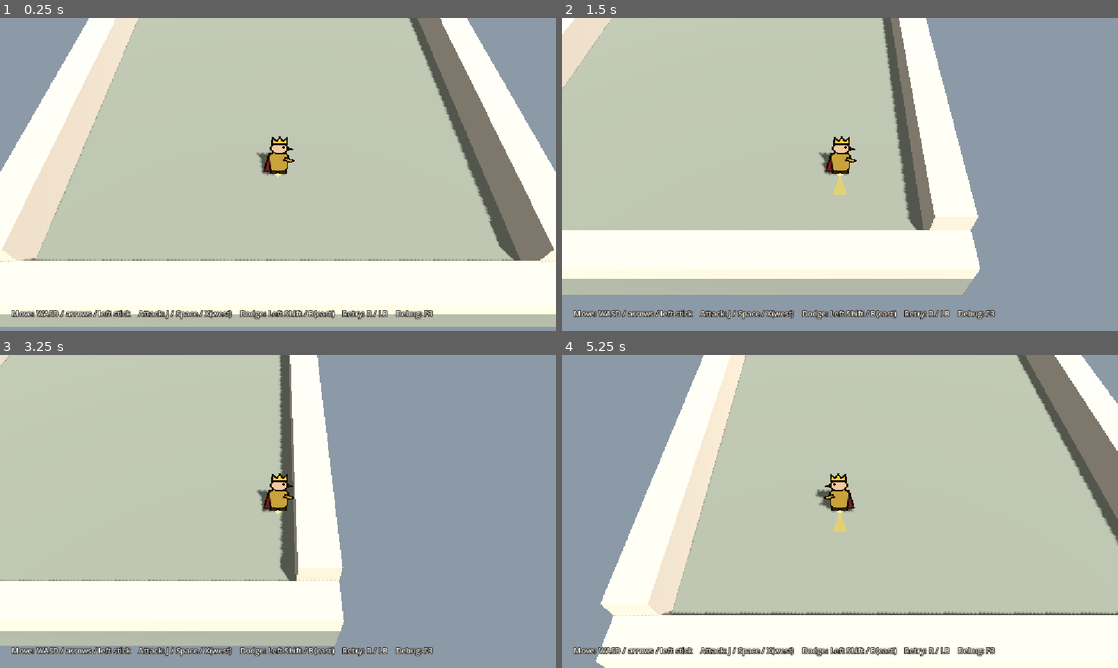
Above: before the commit, frames 1-4 (two rows, left to right).
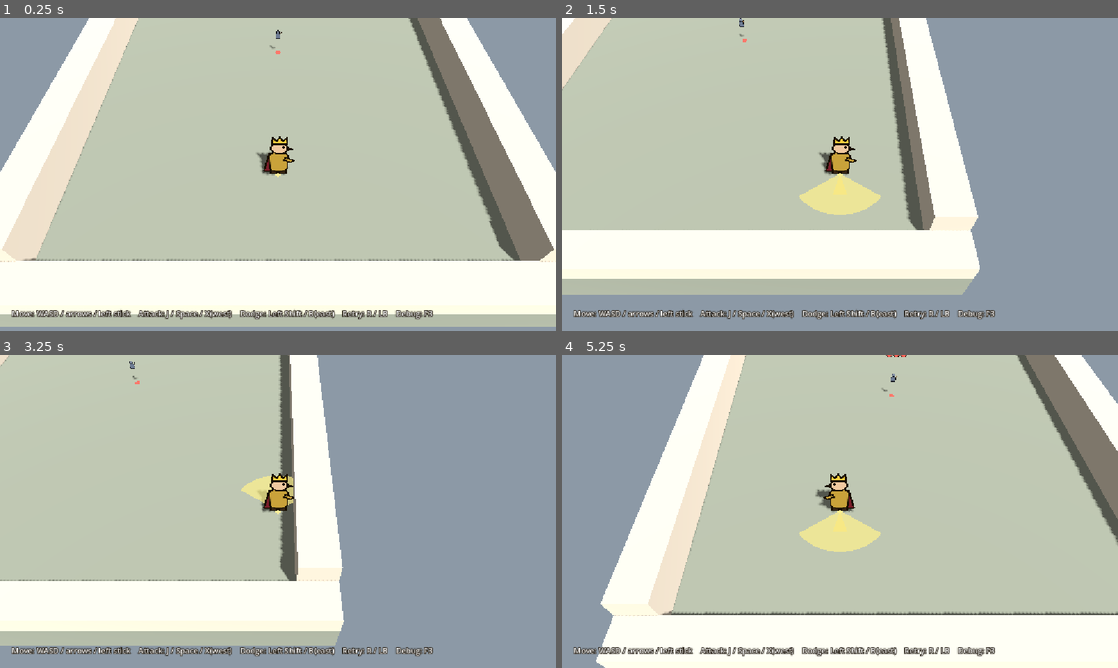
Above: after the commit, the same moments.

Repository: quonkelley/gold-king
Game: Godot game, scene res://game/prototypes/p007_combat_foundation.tscn
Same seed, same stepped clock (60 frames per second), same inputs: the game is played once before the commit and once after it. This scene is started directly instead of the project's main scene.
Inputs (mouse positions are in pixels of both pictures, inside the frame that each line leads up to):
- Up to frame 1 (0.25 s): no input
- Up to frame 2 (1.5 s): tap Enter (ui_accept) at 0.5, 0.77 s; move the mouse to (962, 158) at 0.52 s; hold D (move_right) 0.53-1.28 s; tap J (attack) at 0.6, 1.35 s; click (962, 158) at 0.67 s; move the mouse to (728, 190) at 1.27 s; hold S (move_down) from 1.28 s (still down)
- Up to frame 3 (3.25 s): tap Enter (ui_accept) at 1.52, 2.75, 3.02 s; move the mouse to (333, 442) at 2.02 s; release S (move_down) at 2.03 s; hold D (move_right) 2.03-2.78 s; hold E (interact) 2.03-2.78 s; tap J (attack) at 2.3, 3.05 s; move the mouse to (250, 574) at 2.77 s; hold W (move_up) from 2.78 s (still down); tap 3 (trial_heavy) at 2.85 s; click (250, 574) at 2.92 s
- Up to frame 4 (5.25 s): move the mouse to (1006, 558) at 3.52 s; release W (move_up) at 3.53 s; hold 1 (trial_light) 3.53-4.28 s; hold A (move_left) 3.53-5.03 s; tap Enter (ui_accept) at 3.77, 4.52 s; tap J (attack) at 3.8, 4.55, 5.1 s; move the mouse to (673, 464) at 4.27 s; tap Space at 4.35 s; move the mouse to (867, 511) at 5.02 s; hold S (move_down) from 5.03 s (still down); click (867, 511) at 5.17 s

The runs differ from the first frame. In frame 1, less than 0.1% of the frame differs, in the area x 48-51%, y 3-12%; in frame 2, 1.1%; in frame 3, 0.4%; in frame 4, 1.1%, in the area x 42-62%, y 0-63%.

Commit message:
feat: add P007 directional sword attack and training enemy target
Sword swing with windup, active, and recovery phases, direction locked
at swing start, one hit per target per swing, and a floor arc drawn from
the same reach and arc used for the hit test. Adds the placeholder
Training Enemy with health, hit flash, and defeat (no AI yet), plus
sword timing, lock, edge, hold, and echo regression checks.

Diff:
--- a/game/prototypes/p007/combat_king.gd
+++ b/game/prototypes/p007/combat_king.gd
@@ -1,5 +1,6 @@
 extends "res://game/player/player.gd"
-## P007 Gold King: P001 movement plus eight-direction movement-based facing.
+## P007 Gold King: P001 movement plus eight-direction movement-based facing and one directional
+## sword swing (windup, active, recovery) whose direction is locked when the swing starts.
 ## Movement still comes from player.gd: this script calls super._physics_process() once per
 ## physics tick, so P001's velocity, single move_and_slide(), and left/right sprite flip run
 ## exactly once. player.gd and player.tscn are not modified.
@@ -7,6 +8,17 @@
 ## Every value is a P007 Prototype Assumption, not final combat design.
 
 const CombatSector := preload("res://game/prototypes/p007/combat_sector.gd")
+const TrainingEnemy := preload("res://game/prototypes/p007/training_enemy.gd")
+
+enum AttackPhase { IDLE, WINDUP, ACTIVE, RECOVERY }
+
+## Keeps phase boundaries stable against float accumulation of the physics delta.
+const TIME_EPSILON: float = 0.00001
+
+## A swing passed its timing check and started.
+signal swing_started
+## The active window touched the opponent (once per swing at most).
+signal sword_hit(target: Node3D)
 
 ## Facing index 6 is screen-up (world -Z); indices step 45 degrees from +X toward +Z.
 const FACING_UP: int = 6
@@ -15,11 +27,37 @@
 ## Minimum input length (after the action deadzone) that may change facing. Absorbs stick drift.
 @export var facing_deadzone: float = 0.35
 
+@export_group("Sword")
+## Total width of the frontal arc, in degrees.
+@export var sword_arc_degrees: float = 110.0
+## Arc radius from the King's ground point, in meters. The opponent's ground point must be inside.
+@export var sword_reach: float = 1.4
+## Seconds before the arc can hit.
+@export var sword_windup: float = 0.08
+## Seconds the arc can hit.
+@export var sword_active: float = 0.12
+## Seconds after the active window before another swing may start.
+@export var sword_recovery: float = 0.20
+
+## The one opponent the sword can hit. Set in the P007 scene.
+@export var opponent: Node3D
+
 ## 0..7: 0 right, 1 down-right, 2 down, 3 down-left, 4 left, 5 up-left, 6 up, 7 up-right.
 var facing_index: int = FACING_UP
 var facing_dir: Vector3 = direction_for_index(FACING_UP)
 
+var attack_phase: AttackPhase = AttackPhase.IDLE
+## Facing captured when the swing started. Turning mid-swing never changes it.
+var attack_dir: Vector3 = Vector3.ZERO
+## Seconds since the current swing started.
+var attack_elapsed: float = 0.0
+var swings: int = 0
+
+## Targets already hit by the current swing (one hit per target per swing).
+var _hit_this_swing: Array[Node3D] = []
 var _facing_cue: MeshInstance3D
+var _sword_arc: MeshInstance3D
+var _sword_material: StandardMaterial3D
 
 
 func _ready() -> void:
@@ -27,12 +65,86 @@
 	CombatSector.add_indicator(self, "FootMarker", 0.1, 360.0, Color(1.0, 0.95, 0.6, 0.95), 0.025)
 	_facing_cue = CombatSector.add_indicator(self, "FacingCue", 0.75, 30.0, Color(1.0, 0.85, 0.25, 0.55), 0.02)
 	_apply_facing_cue()
+	_sword_arc = CombatSector.add_indicator(self, "SwordArc", sword_reach, sword_arc_degrees, Color.WHITE, 0.04)
+	_sword_material = _sword_arc.material_override as StandardMaterial3D
+	_sword_arc.visible = false
 
 
 func _physics_process(delta: float) -> void:
+	# Order per tick: advance timers, read input, start actions, move once, then resolve hits.
 	var input: Vector2 = Input.get_vector("move_left", "move_right", "move_up", "move_down")
+	_advance_attack(delta)
 	update_facing_from_input(input)
+	if Input.is_action_just_pressed("attack"):
+		try_attack()
 	super._physics_process(delta)
+	if attack_phase == AttackPhase.ACTIVE:
+		_resolve_sword_hits()
+
+
+## Starts a swing along the current facing. Ignored unless the previous swing has fully ended.
+func try_attack() -> bool:
+	if attack_phase != AttackPhase.IDLE:
+		return false
+	attack_dir = facing_dir
+	attack_elapsed = 0.0
+	attack_phase = AttackPhase.WINDUP
+	_hit_this_swing.clear()
+	swings += 1
+	_sword_arc.rotation.y = CombatSector.yaw_for(attack_dir)
+	_show_arc()
+	swing_started.emit()
+	return true
+
+
+func attack_total() -> float:
+	return sword_windup + sword_active + sword_recovery
+
+
+## Seconds of recovery remaining; only meaningful during RECOVERY.
+func recovery_left() -> float:
+	return attack_total() - attack_elapsed
+
+
+func _advance_attack(delta: float) -> void:
+	if attack_phase == AttackPhase.IDLE:
+		return
+	attack_elapsed += delta
+	attack_phase = _phase_at(attack_elapsed)
+	_show_arc()
+
+
+func _phase_at(elapsed: float) -> AttackPhase:
+	if elapsed + TIME_EPSILON < sword_windup:
+		return AttackPhase.WINDUP
+	if elapsed + TIME_EPSILON < sword_windup + sword_active:
+		return AttackPhase.ACTIVE
+	if elapsed + TIME_EPSILON < attack_total():
+		return AttackPhase.RECOVERY
+	return AttackPhase.IDLE
+
+
+func _resolve_sword_hits() -> void:
+	var enemy: TrainingEnemy = opponent as TrainingEnemy
+	if enemy == null or not enemy.is_alive() or _hit_this_swing.has(enemy):
+		return
+	if CombatSector.contains(global_position, attack_dir, sword_reach, sword_arc_degrees, enemy.global_position):
+		_hit_this_swing.append(enemy)
+		enemy.take_sword_hit()
+		sword_hit.emit(enemy)
+
+
+## Faint during windup, bright while it can hit, hidden in recovery: the cue matches hit timing.
+func _show_arc() -> void:
+	match attack_phase:
+		AttackPhase.WINDUP:
+			_sword_arc.visible = true
+			_sword_material.albedo_color = Color(1.0, 1.0, 0.85, 0.22)
+		AttackPhase.ACTIVE:
+			_sword_arc.visible = true
+			_sword_material.albedo_color = Color(1.0, 0.95, 0.55, 0.7)
+		_:
+			_sword_arc.visible = false
 
 
 ## Snaps intentional input to one of eight facings. Input below facing_deadzone keeps the last facing.
--- /dev/null
+++ b/game/prototypes/p007/training_enemy.gd
@@ -0,0 +1,67 @@
+extends CharacterBody3D
+## P007 placeholder Training Enemy: health, sword-hit reaction, and defeat.
+## No species, lore, or canon. Sword hits flash it but never interrupt it (no stagger).
+## Every value is a P007 Prototype Assumption, not final enemy design.
+
+const CombatSector := preload("res://game/prototypes/p007/combat_sector.gd")
+
+## Took one sword hit (health already reduced).
+signal hit_taken
+## Health reached zero.
+signal defeated
+
+@export_group("Health")
+## Sword hits needed to defeat the enemy.
+@export var max_health: int = 3
+
+var health: int = 0
+## Developer freeze (F4): the enemy stops acting so hit boundaries can be inspected.
+var held: bool = false
+
+@onready var _visual: Sprite3D = $Visual
+@onready var _health_label: Label3D = $HealthLabel
+@onready var _collision: CollisionShape3D = $CollisionShape3D
+
+
+func _ready() -> void:
+	health = max_health
+	# Exact ground point that the sword's arc test uses.
+	CombatSector.add_indicator(self, "FootMarker", 0.1, 360.0, Color(1.0, 0.45, 0.4, 0.95), 0.025)
+	_update_health_label()
+
+
+func is_alive() -> bool:
+	return health > 0
+
+
+## Applies one sword hit. Returns false when the enemy is already defeated.
+func take_sword_hit() -> bool:
+	if not is_alive():
+		return false
+	health -= 1
+	_update_health_label()
+	hit_taken.emit()
+	if health <= 0:
+		_defeat()
+	else:
+		_flash(Color(1.0, 0.35, 0.3))
+	return true
+
+
+func _defeat() -> void:
+	velocity = Vector3.ZERO
+	# The body no longer blocks the King once defeated.
+	_collision.set_deferred("disabled", true)
+	_visual.modulate = Color(0.35, 0.35, 0.38, 0.85)
+	_health_label.text = "DEFEATED"
+	defeated.emit()
+
+
+func _flash(color: Color) -> void:
+	_visual.modulate = color
+	var tween: Tween = create_tween()
+	tween.tween_property(_visual, "modulate", Color.WHITE, 0.18)
+
+
+func _update_health_label() -> void:
+	_health_label.text = "●".repeat(maxi(health, 0)) + "○".repeat(maxi(max_health - health, 0))
--- /dev/null
+++ b/game/prototypes/p007/training_enemy.svg
@@ -0,0 +1,19 @@
+<svg xmlns="http://www.w3.org/2000/svg" width="64" height="88" viewBox="0 0 64 88">
+  <!-- Temporary P007 placeholder Training Enemy: a plain grey-blue figure with a wooden club.
+       No species, equipment lore, or canon implied. Faces right by default. Not art direction. -->
+  <g stroke="#14161c" stroke-width="3" stroke-linejoin="round">
+    <!-- feet -->
+    <rect x="18" y="76" width="11" height="8" rx="2" fill="#2c303a"/>
+    <rect x="35" y="76" width="11" height="8" rx="2" fill="#2c303a"/>
+    <!-- body -->
+    <path d="M14 78 Q10 44 22 32 Q32 24 42 32 Q54 44 50 78 Z" fill="#6f7d94"/>
+    <!-- head -->
+    <circle cx="32" cy="22" r="13" fill="#8592a8"/>
+    <!-- eyes (right-facing) -->
+    <circle cx="36" cy="21" r="2.4" fill="#f4f1e8" stroke-width="1.5"/>
+    <circle cx="43" cy="21" r="2.4" fill="#f4f1e8" stroke-width="1.5"/>
+    <!-- club arm -->
+    <path d="M44 50 L56 40" fill="none" stroke-width="5" stroke="#3b2a1a"/>
+    <path d="M52 44 L62 30 Q63 26 59 25 L50 38 Z" fill="#9a7146"/>
+  </g>
+</svg>
--- /dev/null
+++ b/game/prototypes/p007/training_enemy.tscn
@@ -0,0 +1,34 @@
+[gd_scene format=3]
+
+[ext_resource type="Script" path="res://game/prototypes/p007/training_enemy.gd" id="1_script"]
+[ext_resource type="Texture2D" path="res://game/prototypes/p007/training_enemy.svg" id="2_art"]
+
+[sub_resource type="CapsuleShape3D" id="CapsuleShape3D_body"]
+radius = 0.45
+height = 1.5
+
+[node name="TrainingEnemy" type="CharacterBody3D"]
+motion_mode = 1
+script = ExtResource("1_script")
+
+[node name="CollisionShape3D" type="CollisionShape3D" parent="."]
+transform = Transform3D(1, 0, 0, 0, 1, 0, 0, 0, 1, 0, 0.75, 0)
+shape = SubResource("CapsuleShape3D_body")
+
+[node name="Visual" type="Sprite3D" parent="."]
+transform = Transform3D(1, 0, 0, 0, 1, 0, 0, 0, 1, 0, 0.8, 0)
+pixel_size = 0.0045
+billboard = 2
+alpha_cut = 1
+texture = ExtResource("2_art")
+
+[node name="HealthLabel" type="Label3D" parent="."]
+transform = Transform3D(1, 0, 0, 0, 1, 0, 0, 0, 1, 0, 1.75, 0)
+pixel_size = 0.006
+billboard = 1
+no_depth_test = true
+modulate = Color(1, 0.4, 0.35, 1)
+outline_modulate = Color(0.1, 0.02, 0.02, 1)
+text = "●●●"
+font_size = 48
+outline_size = 12
--- a/game/prototypes/p007_combat_foundation.tscn
+++ b/game/prototypes/p007_combat_foundation.tscn
@@ -4,6 +4,7 @@
 [ext_resource type="PackedScene" path="res://game/player/player.tscn" id="2_player"]
 [ext_resource type="Script" path="res://game/prototypes/p007/combat_king.gd" id="3_king"]
 [ext_resource type="Script" path="res://game/prototypes/p001_follow_camera.gd" id="4_camera"]
+[ext_resource type="PackedScene" path="res://game/prototypes/p007/training_enemy.tscn" id="5_enemy"]
 
 [sub_resource type="Environment" id="Environment_graybox"]
 background_mode = 1
@@ -60,9 +61,13 @@
 size = Vector3(1, 1.2, 12)
 material = SubResource("Mat_wall")
 
-[node name="King" parent="." instance=ExtResource("2_player")]
+[node name="King" parent="." node_paths=PackedStringArray("opponent") instance=ExtResource("2_player")]
 transform = Transform3D(1, 0, 0, 0, 1, 0, 0, 0, 1, 0, 0, 3)
 script = ExtResource("3_king")
+opponent = NodePath("../TrainingEnemy")
+
+[node name="TrainingEnemy" parent="." instance=ExtResource("5_enemy")]
+transform = Transform3D(1, 0, 0, 0, 1, 0, 0, 0, 1, 0, 0, -3)
 
 [node name="Camera" type="Camera3D" parent="." node_paths=PackedStringArray("target")]
 fov = 45.0
--- a/tests/p007_regression.gd
+++ b/tests/p007_regression.gd
@@ -69,6 +69,42 @@
 	return current_scene.get_node("King")
 
 
+func enemy() -> Variant:
+	return current_scene.get_node("TrainingEnemy")
+
+
+## Puts the King and enemy at exact spots with the enemy frozen (F4 behaviour), King idle.
+func place(king_pos: Vector3, enemy_pos: Vector3) -> void:
+	var e: Variant = enemy()
+	e.held = true
+	e.global_position = enemy_pos
+	king().global_position = king_pos
+	king().velocity = Vector3.ZERO
+	await wait(1)
+
+
+## Faces the King along an index by a few ticks of input, then releases input and stops him.
+func face(index: int) -> void:
+	var dir: Vector3 = king().direction_for_index(index)
+	var pos: Vector3 = king().global_position
+	hold_input(Vector2(dir.x, dir.z))
+	await wait(2)
+	hold_input(Vector2.ZERO)
+	king().global_position = pos
+	king().velocity = Vector3.ZERO
+	await wait(1)
+
+
+## Note on timing: SceneTree.physics_frame fires before nodes process that tick, and an action
+## pressed now is first seen as "just pressed" on the next tick. So a tap has been handled by the
+## game once tap() returns (two awaits).
+func tap(action: String) -> void:
+	Input.action_press(action)
+	await physics_frame
+	Input.action_release(action)
+	await physics_frame
+
+
 func release_all() -> void:
 	for action: String in MOVES + ["attack", "dodge", "restart_test"]:
 		if InputMap.has_action(action):
@@ -93,6 +129,7 @@
 	await test_isolation()
 	await test_facing()
 	test_sector_geometry()
+	await test_sword()
 	print("\n%d passed, %d failed" % [passes, fails])
 	quit(0 if fails == 0 else 1)
 
@@ -192,3 +229,152 @@
 			all_on_edge = false
 	check(all_on_edge, "every drawn arc vertex, rotated to the facing, lies inside the tested sector")
 	check(is_equal_approx(Vector3(1, 0, 0).rotated(Vector3.UP, yaw).z, -1.0), "yaw_for points mesh forward along the facing")
+
+
+func test_sword() -> void:
+	print("-- sword timing, direction lock, hit limits")
+	await load_fresh()
+	var k: Variant = king()
+	var e: Variant = enemy()
+	check(e.health == 3 and e.max_health == 3, "enemy starts with 3 health")
+	# Straight: enemy 1.0 m ahead (up).
+	await place(Vector3(0, 0, 2), Vector3(0, 0, 1))
+	await face(6)
+	var hp: int = e.health
+	Input.action_press("attack")
+	await wait(2)
+	check(k.attack_phase == 1 and k.swings == 1, "press starts a swing in windup")
+	check(k.attack_dir.is_equal_approx(Vector3(0, 0, -1)), "attack direction snapshot = facing")
+	await wait(1)
+	check(e.health == hp, "no damage during windup")
+	var hit_tick: int = -1
+	for i in 30:
+		await physics_frame
+		if e.health < hp and hit_tick < 0:
+			hit_tick = i
+	check(e.health == hp - 1, "enemy inside the arc for the whole active window takes exactly 1 hit")
+	check(k.attack_phase == 0, "swing returns to idle after ~0.40 s")
+	# Held attack: 60 more ticks of holding produce no new swing.
+	await wait(60)
+	check(k.swings == 1 and e.health == hp - 1, "holding attack does not chain swings")
+	Input.action_release("attack")
+	await wait(1)
+	# Key-repeat (echo) events do not start a swing.
+	var echo: InputEventKey = InputEventKey.new()
+	echo.physical_keycode = KEY_J
+	echo.keycode = KEY_J
+	echo.pressed = true
+	Input.parse_input_event(echo)
+	await wait(30)
+	var after_first: int = k.swings
+	check(k.attack_phase == 0, "swing from the key press has finished before the echo arrives")
+	var echo2: InputEventKey = echo.duplicate()
+	echo2.echo = true
+	Input.parse_input_event(echo2)
+	await wait(2)
+	check(k.swings == after_first, "a key-repeat echo does not start another swing")
+	var up: InputEventKey = echo.duplicate()
+	up.pressed = false
+	Input.parse_input_event(up)
+	await wait(30)
+	# Mid-swing presses are ignored and do not extend timing.
+	await place(Vector3(0, 0, 2), Vector3(0, 0, 1))
+	await face(6)
+	var swings_before: int = k.swings
+	await tap("attack")
+	await wait(3)
+	await tap("attack")
+	await wait(3)
+	await tap("attack")
+	await wait(30)
+	check(k.swings == swings_before + 1, "presses during a swing are ignored (no buffering)")
+	# Behind: enemy behind the King is never hit.
+	await load_fresh()
+	k = king()
+	e = enemy()
+	await place(Vector3(0, 0, 2), Vector3(0, 0, 3))
+	await face(6)
+	await tap("attack")
+	await wait(30)
+	check(e.health == 3, "enemy behind the King is not hit")
+	# Out of reach: 1.6 m ahead.
+	await place(Vector3(0, 0, 2), Vector3(0, 0, 0.4))
+	await face(6)
+	await tap("attack")
+	await wait(30)
+	check(e.health == 3, "enemy 1.6 m ahead (beyond 1.4 reach) is not hit")
+	# Direction lock: turn right immediately after starting the swing; arc stays up.
+	await place(Vector3(0, 0, 2), Vector3(0, 0, 1))
+	await face(6)
+	await tap("attack")
+	hold_input(Vector2(1, 0))
+	await wait(3)
+	check(k.facing_index == 0 and k.attack_dir.is_equal_approx(Vector3(0, 0, -1)), "turning mid-swing changes facing but not the locked attack direction")
+	hold_input(Vector2.ZERO)
+	await wait(30)
+	check(e.health == 2, "the locked arc still hits the enemy it was aimed at")
+	# Locked direction also means a target moved to the new facing side is missed.
+	await load_fresh()
+	k = king()
+	e = enemy()
+	await place(Vector3(0, 0, 2), Vector3(-3, 0, 2))
+	await face(6)
+	await tap("attack")
+	await wait(2)
+	e.global_position = Vector3(1.0, 0, 2)
+	await face(0)
+	await wait(30)
+	check(e.health == 3, "enemy placed in the new facing direction mid-swing is not hit")
+	# Diagonal facing: up-right (index 7).
+	var diag: Vector3 = Vector3(1, 0, -1).normalized()
+	await place(Vector3(0, 0, 2), Vector3(0, 0, 2) + diag * 1.2)
+	await face(7)
+	await tap("attack")
+	await wait(30)
+	check(e.health == 2, "diagonal swing hits an enemy 1.2 m along the diagonal")
+	await place(Vector3(0, 0, 2), Vector3(0, 0, 2) + Vector3(1.2, 0, 0.2))
+	await face(5)
+	await tap("attack")
+	await wait(30)
+	check(e.health == 2, "up-left swing misses an enemy to the right")
+	# Arc edges with the real swing: 54 degrees off the facing hits, 57 misses.
+	await load_fresh()
+	k = king()
+	e = enemy()
+	var o: Vector3 = Vector3(0, 0, 2)
+	await place(o, o + Vector3(sin(deg_to_rad(54.0)), 0, -cos(deg_to_rad(54.0))) * 1.3)
+	await face(6)
+	await tap("attack")
+	await wait(30)
+	check(e.health == 2, "real swing: enemy at 54 deg / 1.3 m is hit")
+	await place(o, o + Vector3(sin(deg_to_rad(57.0)), 0, -cos(deg_to_rad(57.0))) * 1.3)
+	await face(6)
+	await tap("attack")
+	await wait(30)
+	check(e.health == 2, "real swing: enemy at 57 deg / 1.3 m is missed")
+	await place(o, o + Vector3(0, 0, -1.38))
+	await face(6)
+	await tap("attack")
+	await wait(30)
+	check(e.health == 1, "real swing: enemy center at 1.38 m (inside reach) is hit")
+	# Defeat at zero health; defeated enemy takes no more hits.
+	await place(o, o + Vector3(0, 0, -1.0))
+	await face(6)
+	await tap("attack")
+	await wait(30)
+	check(e.health == 0 and not e.is_alive(), "third hit defeats the enemy")
+	await tap("attack")
+	await wait(30)
+	check(e.health == 0, "a defeated enemy takes no further hits")
+	# Visible arc matches the tested arc and timing.
+	await load_fresh()
+	k = king()
+	var arc: MeshInstance3D = k.get_node("SwordArc")
+	check(not arc.visible, "arc hidden while idle")
+	await face(0)
+	await tap("attack")
+	check(arc.visible and is_equal_approx(arc.rotation.y, CombatSector.yaw_for(k.attack_dir)), "arc shown at swing start, rotated to the locked direction")
+	await wait_until(func() -> bool: return k.attack_phase == 2, 10)
+	var active_alpha: float = (arc.material_override as StandardMaterial3D).albedo_color.a
+	await wait_until(func() -> bool: return k.attack_phase == 3, 20)
+	check(active_alpha > 0.5 and not arc.visible, "arc bright while active, hidden in recovery")
Not shown, added: game/prototypes/p007/training_enemy.gd.uid
Not shown, added: game/prototypes/p007/training_enemy.svg.import
